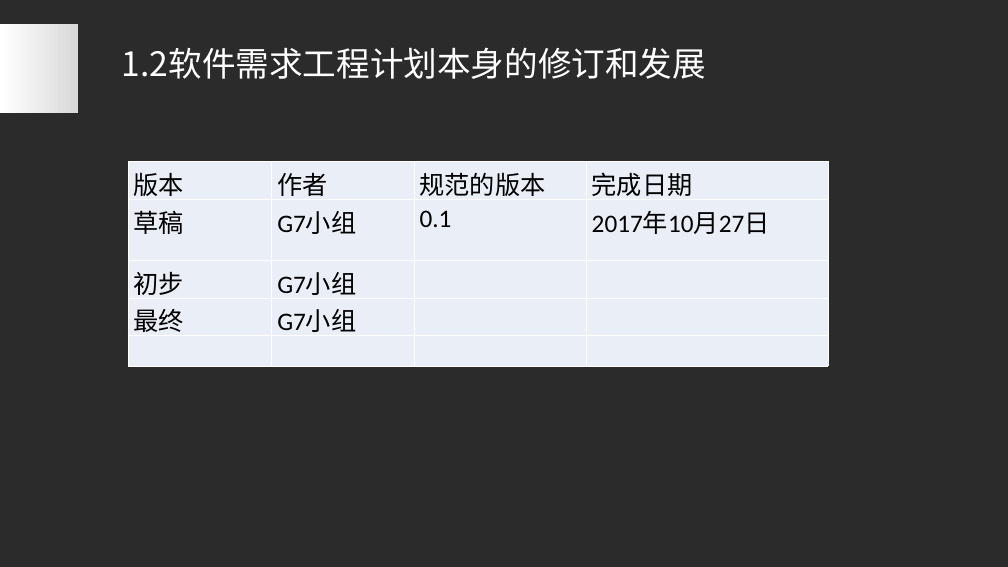
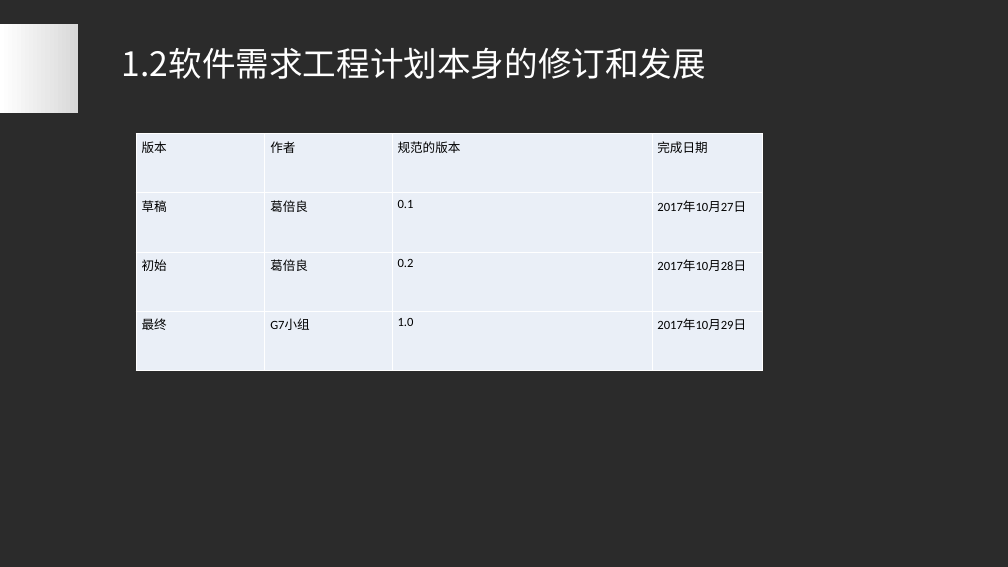
Before and after one commit to PRD2017-G07/G07-teamwork, a slide deck: slide 6 of 0PPT/需求工程计划评审.ppt. Drawn at 1008x567 pixels with LibreOffice and Linux fonts; fonts in the diff are those of the drawing; background and template pictures are left out; a plain dark background stands for a picture behind light text. Boxes give left, top, right and bottom in pixels: in the first picture for what was removed or moved away, otherwise in the second. Text is boxed around its words. In the diff, an @@ line names an element or a change of style, - is before the commit and + after.

```diff
--- a/0PPT/需求工程计划评审.ppt
+++ b/0PPT/需求工程计划评审.ppt
@@ table at (x1=136, y1=134, x2=762, y2=370) @@
-row 2: 草稿 | G7小组 | 0.1 | 2017年10月27日
-row 3: 初步 | G7小组 |  | 
-row 4: 最终 | G7小组 |  | 
-row 5:  |  |  | 
+row 2: 草稿 | 葛倍良 | 0.1 | 2017年10月27日
+row 3: 初始 | 葛倍良 | 0.2 | 2017年10月28日
+row 4: 最终 | G7小组 | 1.0 | 2017年10月29日
@@ table resized from (x1=128, y1=162, x2=827, y2=337) to (x1=136, y1=134, x2=762, y2=370) @@
```
Also in this commit, not shown: 3 other slides changed, 1 slide added, 1 slide removed, 1 other file.
